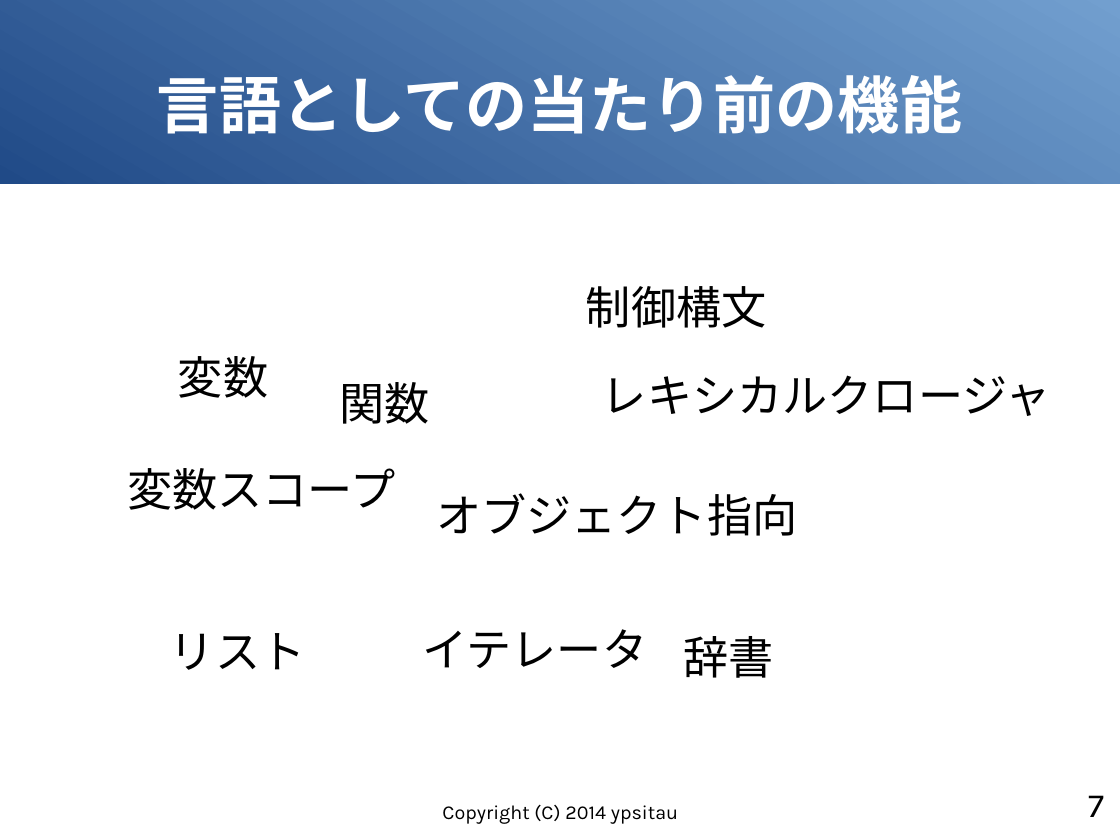
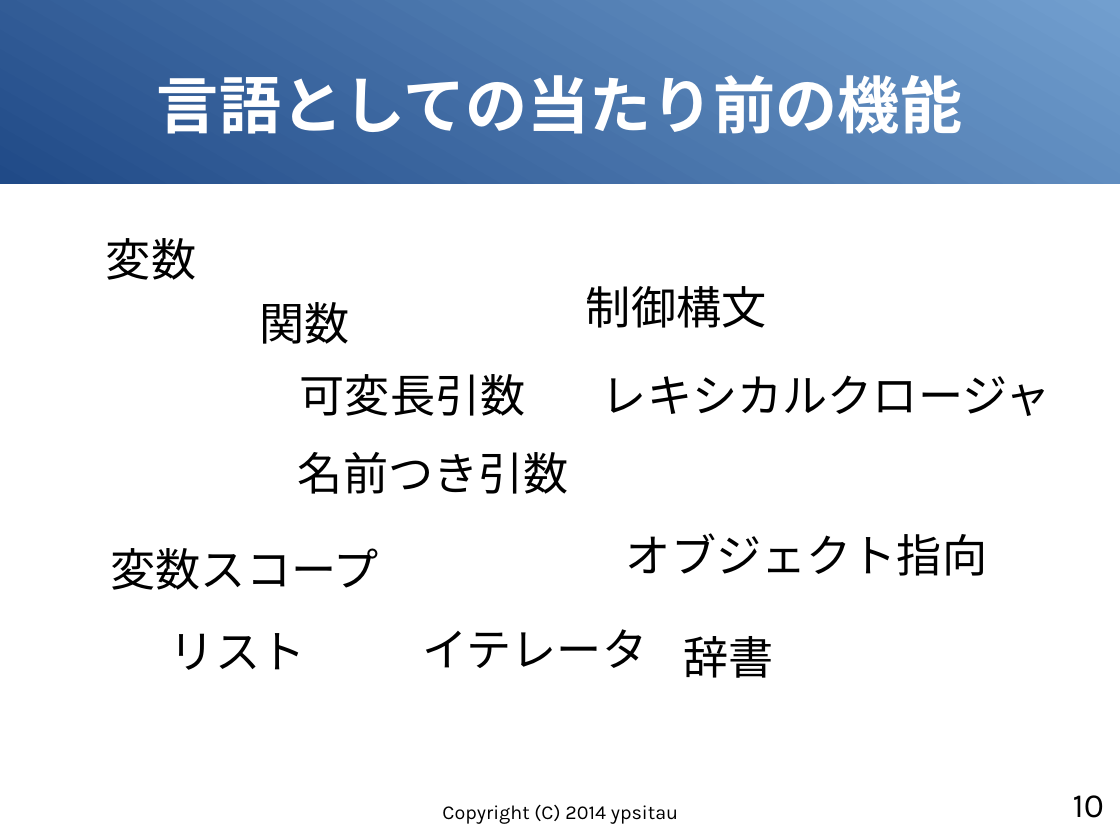
Before and after one commit to gura-lang/gura-doc, a slide deck: slide 10 of presentation/gura-introduction.odp (slide 7 before the commit). Drawn at 1120x840 pixels with LibreOffice and Linux fonts; fonts in the diff are those of the drawing. Boxes give left, top, right and bottom in pixels: in the first picture for what was removed or moved away, otherwise in the second. Text is boxed around its words. In the diff, an @@ line names an element or a change of style, - is before the commit and + after.

```diff
--- a/presentation/gura-introduction.odp
+++ b/presentation/gura-introduction.odp
@@ text "変数": place and size @@
-text "変数" at <box>178,356,268,398</box>
+text "変数" at <box>106,238,196,280</box>
@@ text "関数": place and size @@
-text "関数" at <box>339,382,429,424</box>
+text "関数" at <box>259,302,349,344</box>
@@ text added at <box>300,374,526,416</box>, 32 pt, text #000000 @@
+可変長引数
@@ text added at <box>298,452,569,494</box>, 32 pt, text #000000 @@
+名前つき引数
@@ text "変数スコープ": place and size @@
-text "変数スコープ" at <box>127,468,395,510</box>
+text "変数スコープ" at <box>111,548,379,590</box>
@@ text "オブジェクト指向": place and size @@
-text "オブジェクト指向" at <box>436,493,797,536</box>
+text "オブジェクト指向" at <box>626,533,987,576</box>
@@ page number at <box>1073,795,1104,818</box>: text changed @@
-7
+10
```
Also in this commit, not shown: 4 other slides changed, 4 slides added, 1 slide removed.
